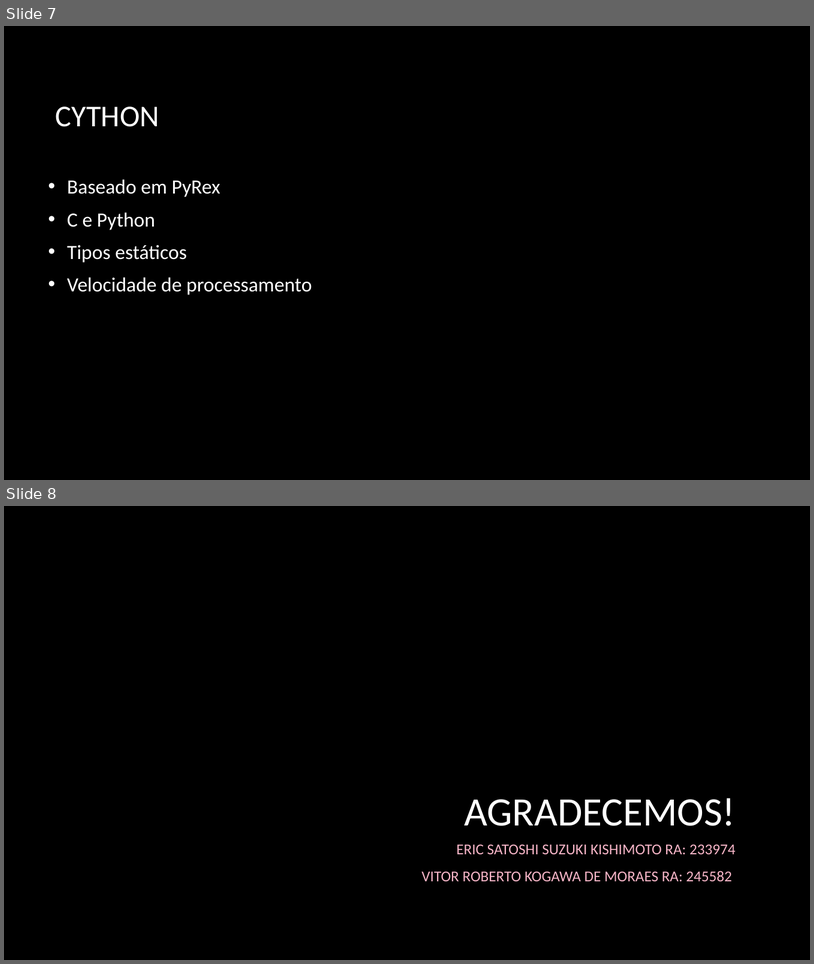
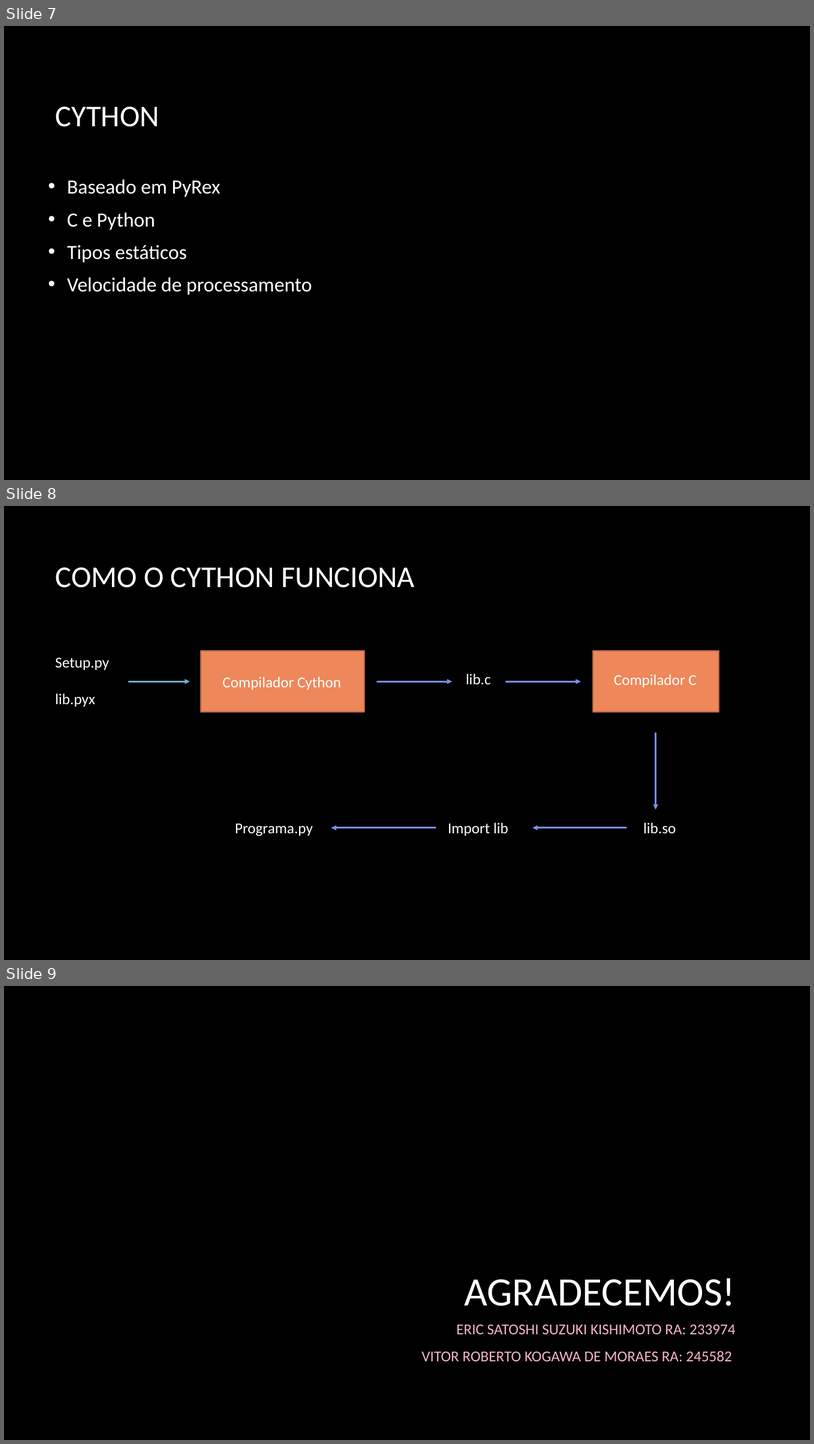
Before and after one commit to satoshi-eric/TT005-High_Performance_Computing, a slide deck: PAD para python/Programação de alto desempenho para a Linguagem python.pptx. Shown one above the other, each under a label of ours: slides 7 and 8 before the commit, slides 7, 8 and 9 after it. The pictures are 814x964 and 814x1444 pixels, drawn with LibreOffice and Linux fonts; fonts in the diff are those of the drawing; background and template pictures are left out. Boxes give left, top, right and bottom in pixels: in the first picture for what was removed or moved away, otherwise in the second. Text is boxed around its words. In the diff, an @@ line names an element or a change of style, - is before the commit and + after.

```diff
--- a/PAD para python/Programação de alto desempenho para a Linguagem python.pptx
+++ b/PAD para python/Programação de alto desempenho para a Linguagem python.pptx
@@ slide 8 added at (4, 506, 810, 960), background picture (left out) @@
@@ title added at (56, 567, 415, 588), 36 pt, text #FFFFFF @@
+COMO O CYTHON FUNCIONA
@@ text added at (55, 657, 109, 670), 18 pt, text #FFFFFF @@
+Setup.py
@@ rectangle added at (201, 651, 365, 712), fill #EE875A, outline #B06443 1.5 pt @@
@@ rectangle added at (593, 651, 720, 712), fill #EE875A, outline #B06443 1.5 pt @@
@@ arrow added from (129, 681) to (190, 681), #6AADC8 2 pt @@
@@ text added at (222, 676, 341, 690), 18 pt, text #FFFFFF @@
+Compilador Cython
@@ arrow added from (377, 681) to (452, 681), #798FF2 2 pt @@
@@ text added at (466, 673, 491, 684), 18 pt, text #FFFFFF @@
+lib.c
@@ arrow added from (506, 681) to (581, 681), #798FF2 2 pt @@
@@ text added at (614, 674, 696, 687), 18 pt, text #FFFFFF @@
+Compilador C
@@ text added at (55, 693, 95, 706), 18 pt, text #FFFFFF @@
+lib.pyx
@@ arrow added from (656, 733) to (656, 809), #798FF2 2 pt @@
@@ text added at (235, 823, 313, 836), 18 pt, text #FFFFFF @@
+Programa.py
@@ arrow added from (436, 828) to (331, 828), #798FF2 2 pt @@
@@ text added at (448, 822, 509, 835), 18 pt, text #FFFFFF @@
+Import lib
@@ arrow added from (626, 828) to (533, 828), #798FF2 2 pt @@
@@ text added at (644, 822, 676, 833), 18 pt, text #FFFFFF @@
+lib.so
@@ what was slide 8 is now slide 9 @@
```
Also in this commit, not shown: 1 slide changed, 1 other file.
